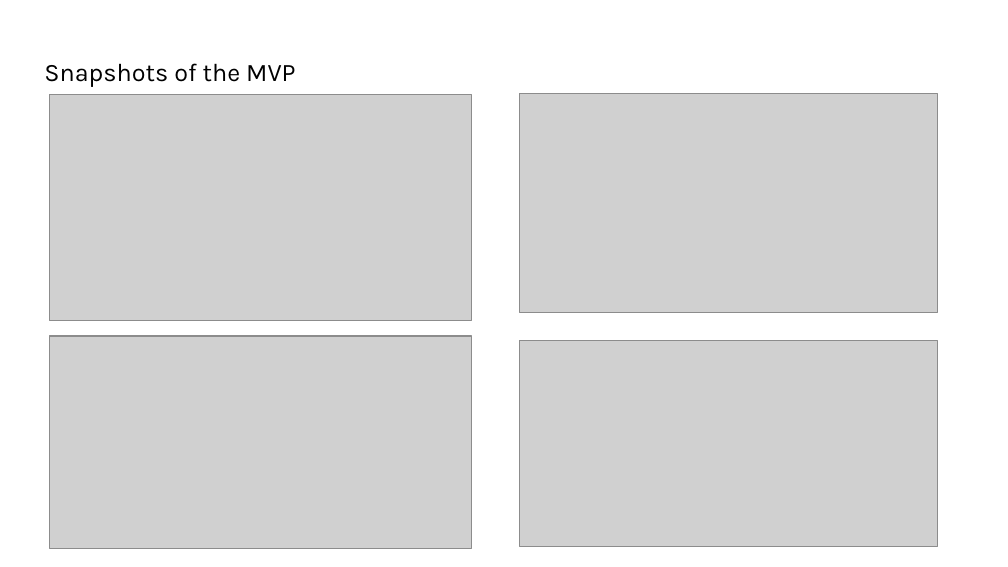
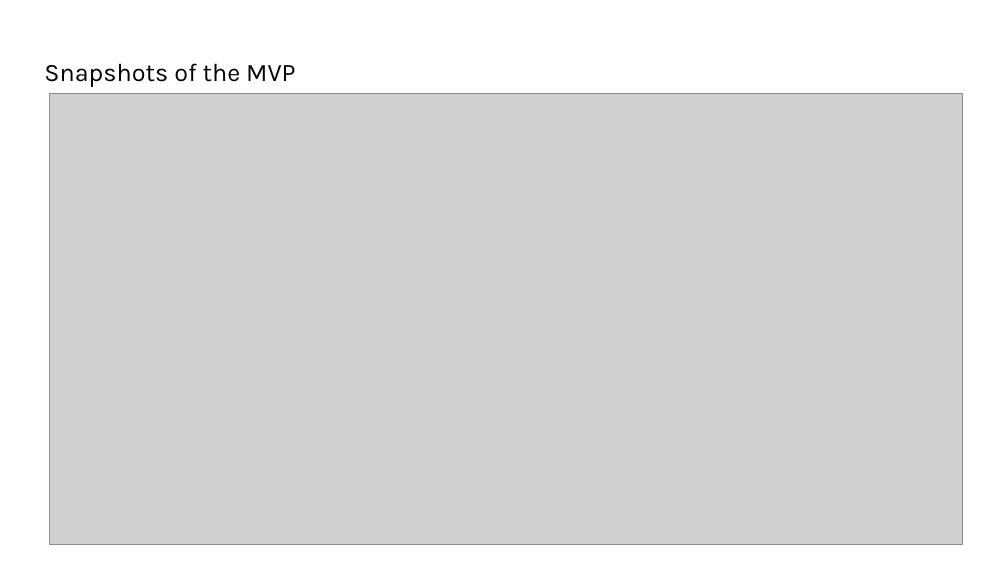
Before and after one commit to SaikatDash/Empowering-Small-and-Marginal-Farmers-with-AI-Driven-Agricultural-Solutions, a slide deck: slide 8 of Solution Challenge _ Project Submission.pptx (slide 9 before the commit). Drawn at 1008x567 pixels with LibreOffice and Linux fonts; fonts in the diff are those of the drawing; grey boxes stand for pictures; background and template pictures are left out. Boxes give left, top, right and bottom in pixels: in the first picture for what was removed or moved away, otherwise in the second. Text is boxed around its words. In the diff, an @@ line names an element or a change of style, - is before the commit and + after.

```diff
--- a/Solution Challenge _ Project Submission.pptx
+++ b/Solution Challenge _ Project Submission.pptx
@@ picture: place and size @@
-picture at <box>49,95,471,321</box>
+picture at <box>49,94,962,544</box>
@@ picture removed at <box>519,94,937,312</box> @@
@@ picture removed at <box>49,336,471,547</box> @@
@@ picture removed at <box>519,341,937,546</box> @@
```
Also in this commit, not shown: 1 other slide changed, 1 slide removed, 3 other files.
